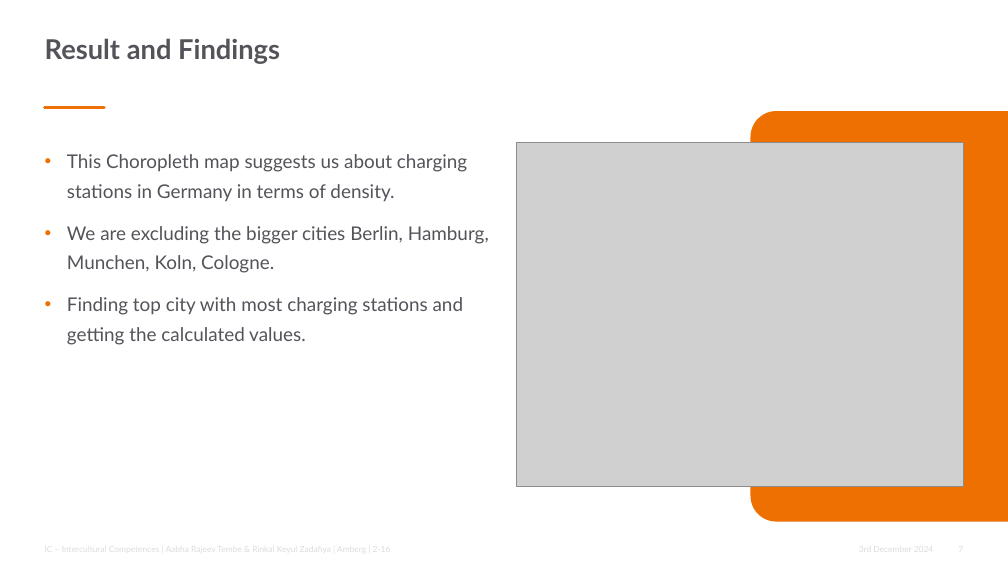
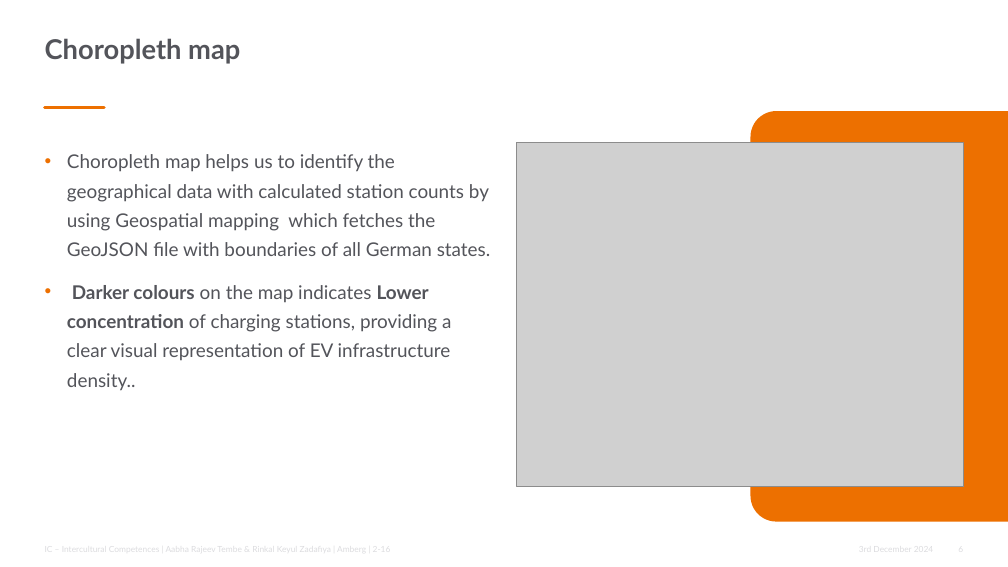
Before and after one commit to SathwikSharma226/PRS_FinalProject_EVGermany, a slide deck: slide 6 of PRS_Presentation_EVGermany.pptx (slide 7 before the commit). Drawn at 1008x567 pixels with LibreOffice and Linux fonts; fonts in the diff are those of the drawing; grey boxes stand for pictures; background and template pictures are left out. Boxes give left, top, right and bottom in pixels: in the first picture for what was removed or moved away, otherwise in the second. Text is boxed around its words. In the diff, an @@ line names an element or a change of style, - is before the commit and + after.

Commit message:
Updated in PPT

```diff
--- a/PRS_Presentation_EVGermany.pptx
+++ b/PRS_Presentation_EVGermany.pptx
@@ title at [45, 38, 240, 64]: text changed @@
-Result and Findings
+Choropleth map
@@ text at [67, 154, 491, 391]: text changed @@
-• This Choropleth map suggests us about charging stations in Germany in terms of density.
-• We are excluding the bigger cities Berlin, Hamburg, Munchen, Koln, Cologne.
-• Finding top city with most charging stations and getting the calculated values.
+• Choropleth map helps us to identify the geographical data with calculated station counts by using Geospatial mapping which fetches the GeoJSON file with boundaries of all German states.
+• Darker colours on the map indicates Lower concentration of charging stations, providing a clear visual representation of EV infrastructure density..
```
Also in this commit, not shown: 7 other slides changed, 3 slides added, 1 slide removed.
